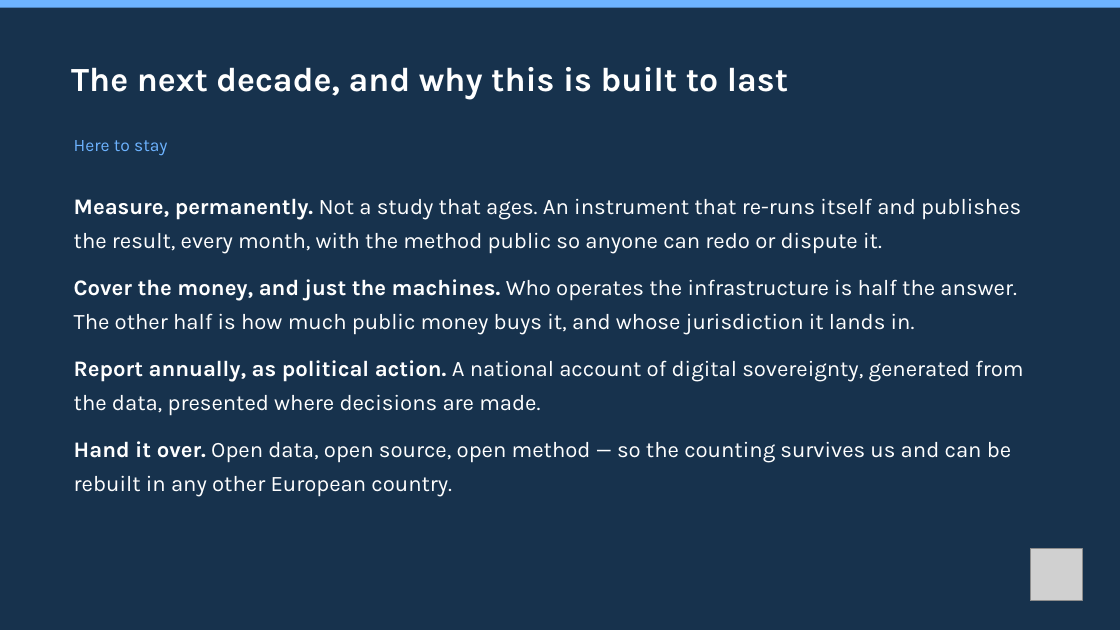
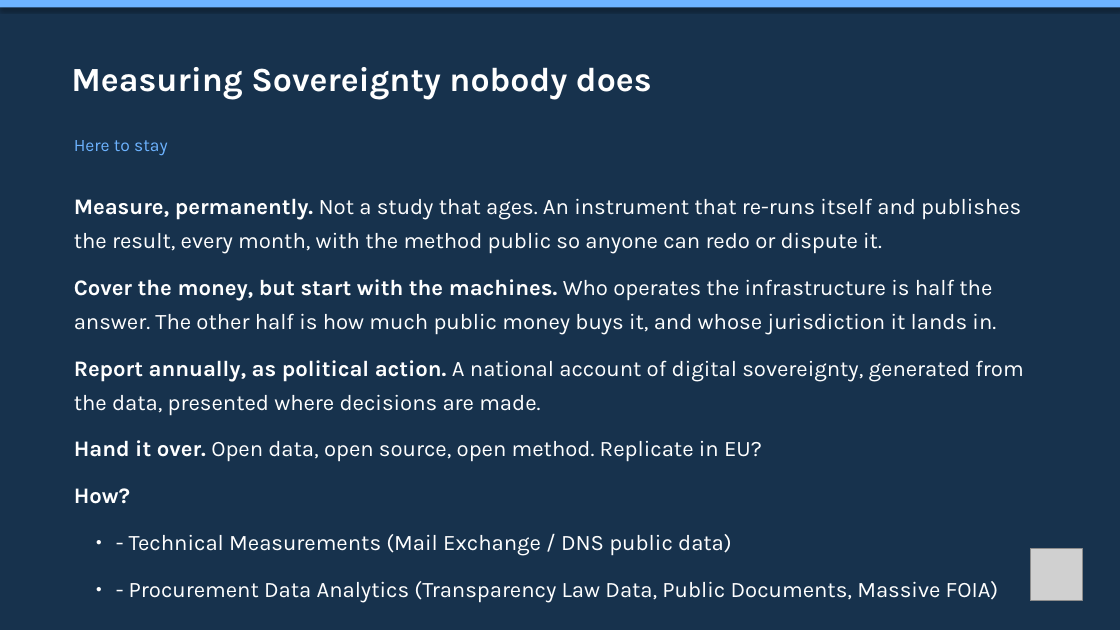
Before and after one commit to mxmap-it/osservatorio-nazionale-sovranita-digitale, a slide deck: slide 3 of static/slide/sfscon-2026-mxmap-italia.pptx. Drawn at 1120x630 pixels with LibreOffice and Linux fonts; fonts in the diff are those of the drawing; grey boxes stand for pictures. Boxes give left, top, right and bottom in pixels: in the first picture for what was removed or moved away, otherwise in the second. Text is boxed around its words. In the diff, an @@ line names an element or a change of style, - is before the commit and + after.

```diff
--- a/static/slide/sfscon-2026-mxmap-italia.pptx
+++ b/static/slide/sfscon-2026-mxmap-italia.pptx
@@ rectangle at (0,0,1120,8): shadow on @@
@@ text removed at (71,67,788,100) @@
-The next decade, and why this is built to last
@@ text added at (71,67,652,100), 29 pt, text #FFFFFF, bold @@
+Measuring Sovereignty nobody does
@@ text at (74,279,996,335): text changed @@
-Cover the money, and just the machines. Who operates the infrastructure is half the answer. The other half is how much public money buys it, and whose jurisdiction it lands in.
+Cover the money, but start with the machines. Who operates the infrastructure is half the answer. The other half is how much public money buys it, and whose jurisdiction it lands in.
@@ text at (74,440,999,603): text changed @@
-Hand it over. Open data, open source, open method — so the counting survives us and can be rebuilt in any other European country.
+Hand it over. Open data, open source, open method. Replicate in EU?
+How?
+  ● - Technical Measurements (Mail Exchange / DNS public data)
+  ● - Procurement Data Analytics (Transparency Law Data, Public Documents, Massive FOIA)
```
Also in this commit, not shown: 38 other slides changed, 3 slides added, 3 slides removed, 4 other files.
